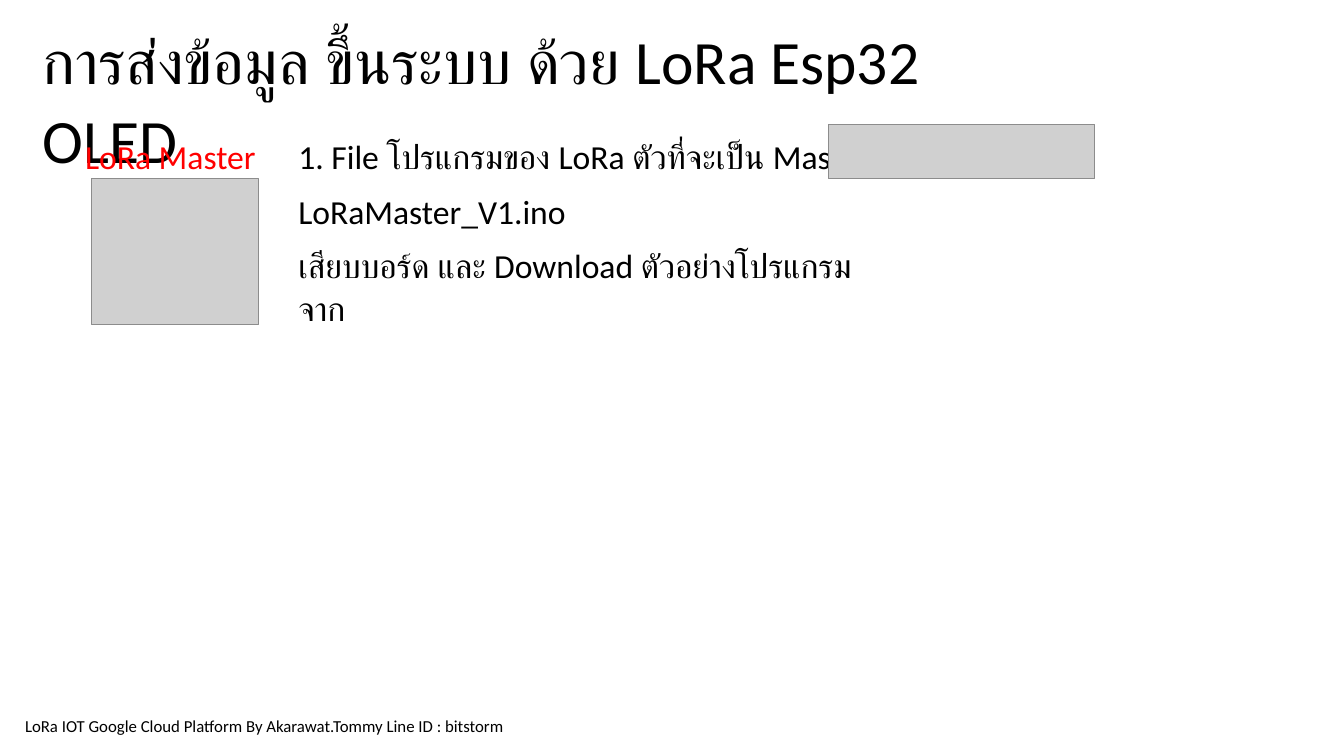
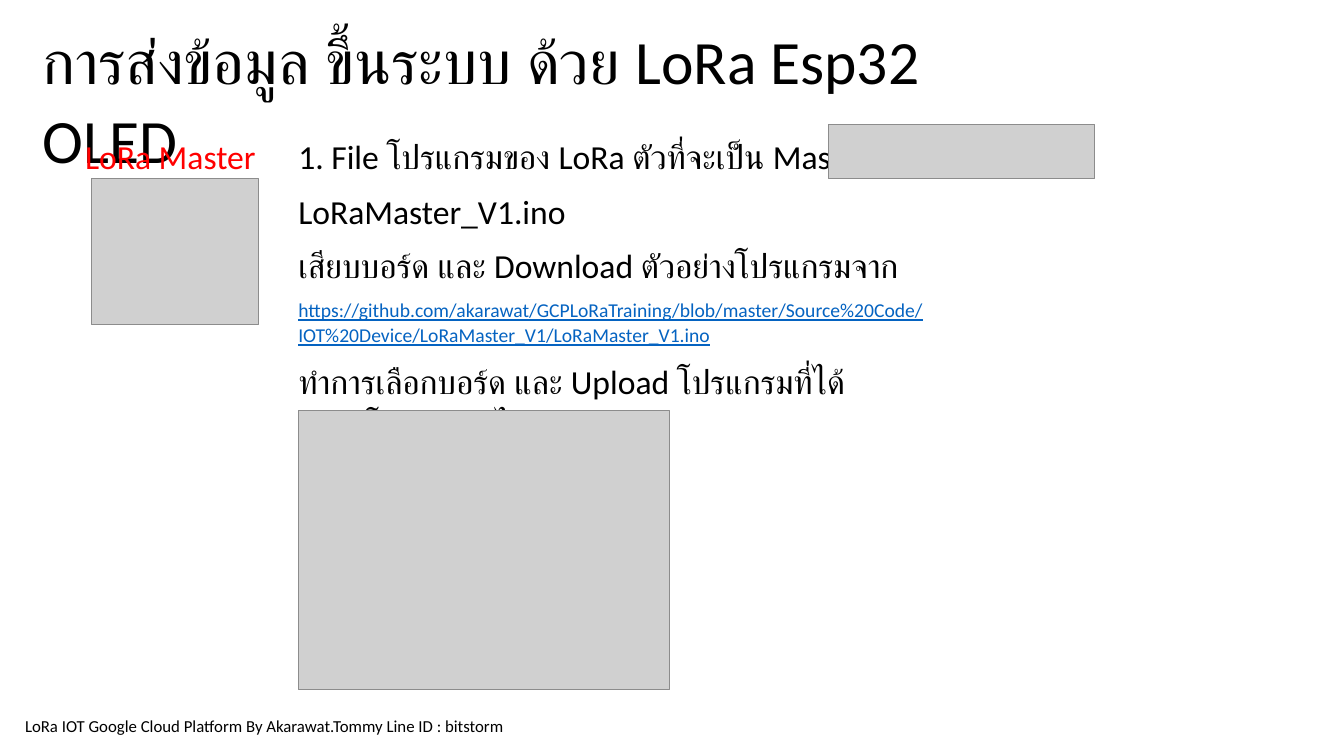
Before and after one commit to akarawat/GCPLoRaTraining, a slide deck: slide 35 of Documents/LoRaIOTGoogleCoudPlatform.pptx. Drawn at 1344x756 pixels with LibreOffice and Linux fonts; fonts in the diff are those of the drawing; grey boxes stand for pictures; background and template pictures are left out. Boxes give left, top, right and bottom in pixels: in the first picture for what was removed or moved away, otherwise in the second. Text is boxed around its words. In the diff, an @@ line names an element or a change of style, - is before the commit and + after.

```diff
--- a/Documents/LoRaIOTGoogleCoudPlatform.pptx
+++ b/Documents/LoRaIOTGoogleCoudPlatform.pptx
@@ text at [298,303,922,446]: paragraphs added @@
+https://github.com/akarawat/GCPLoRaTraining/blob/master/Source%20Code/IOT%20Device/LoRaMaster_V1/LoRaMaster_V1.ino
+ทำการเลือกบอร์ด และ Upload โปรแกรมที่ได้ดาวน์โหลดมาลงไป
@@ picture added at [298,410,669,691] @@
```
Also in this commit, not shown: 1 other slide changed, 1 slide added, 2 other files.
